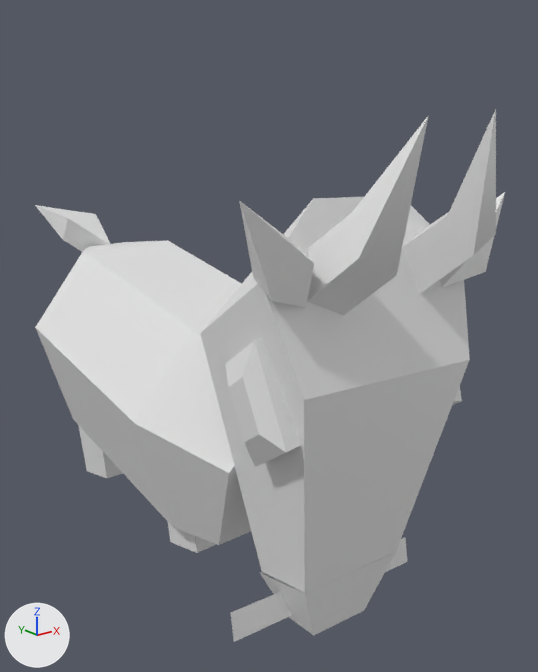
Before and after pictures for a commit that changed the FBX model Assets/[BaifosFarm]/Cabras/CabraBlanca/Modelo/cabra.fbx.
Both versions are drawn from a 50 mm lens placed at (-0.516, -0.922, 0.566), pointed at (0.06, -0.202, 0.278). Every picture has the same lights, and +X, +Y and +Z are marked at lower left. Both versions are drawn at frame 162 of the action 'Take 001'; the numbers are the values there.

The first picture shows 'Cabeza', 'Cola', 'Cuerno der', 'Cuerno izq', 'Cuerpo', 'Nariz', 'Ojo001', 'Oreja der', 'Oreja izq', 'Pata alder', 'Pata atder', 'Trigo'.
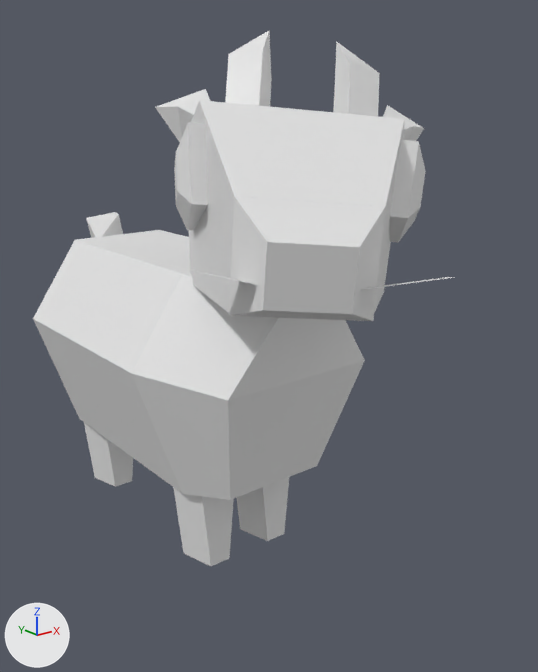
Changed parts and their boxes (x1, y1, x2, y2) in the pictures (538 x 672 px):
'Cabeza', moved, turned: before (200, 197, 470, 593); after (189, 100, 405, 313)
'Cuerpo', turned: before (35, 240, 251, 545); after (33, 230, 365, 500)
'Nariz', moved, turned: before (274, 552, 396, 636); after (231, 196, 385, 292)
'Cuerno der', moved, turned: before (307, 117, 428, 315); after (225, 31, 272, 107)
'Cuerno izq', moved, turned: before (402, 109, 496, 293); after (333, 42, 380, 116)
'Ojo001', moved, turned: before (225, 337, 301, 467); after (174, 122, 208, 230)
'Oreja der', turned, moved: before (239, 201, 314, 308); after (155, 89, 210, 142)
'Boca', moved, turned: before (260, 572, 296, 622); after (229, 278, 377, 321)
'Pata alder', moved, turned: before (168, 522, 215, 553); after (173, 487, 234, 566)
'Ojo', moved, turned: before (453, 386, 462, 405); after (390, 139, 426, 242)
'Pata alizq', turned (not visible before): after (236, 477, 289, 541)
'Cola', turned: before (35, 205, 110, 252); after (86, 212, 123, 238)
'Trigo', moved, turned: before (231, 537, 407, 642); after (156, 262, 455, 290)
'Pata atder', turned, moved: before (78, 425, 122, 478); after (84, 423, 133, 487)
'Oreja izq', moved, turned: before (440, 192, 505, 288); after (383, 105, 424, 141)
'Pupila001', moved, turned: before (232, 385, 255, 440); after (175, 169, 177, 196)

Patch to the scene script:
```diff
--- a/Assets/[BaifosFarm]/Cabras/CabraBlanca/Modelo/cabra.fbx.py
+++ b/Assets/[BaifosFarm]/Cabras/CabraBlanca/Modelo/cabra.fbx.py
@@ ob_cuerpo @@
 ob_cuerpo.location = (-0.003, 0.144, 0.235)
-ob_cuerpo.rotation_euler = (1.745, 0.0, 0.00211)  # degrees (100, 0, 0.1)
+ob_cuerpo.rotation_euler = (1.571, 0.0, 0.00211)  # degrees (90, 0, 0.1)
 ob_cuerpo.scale = (0.0222, 0.0254, 0.0191)
@@ ob_pata_alder @@
 ob_pata_alder.parent = ob_cuerpo
-ob_pata_alder.location = (-1.998, -2.757, 18.07)
-ob_pata_alder.rotation_euler = (-1.745, -0.000051, 0.0)  # degrees (-100, 0, 0)
+ob_pata_alder.location = (-1.998, -5.114, 18.63)
+ob_pata_alder.rotation_euler = (-1.571, -0.000051, 0.0)  # degrees (-90, 0, 0)
 ob_pata_alder.scale = (0.791, 0.851, 0.854)
@@ ob_pata_atder @@
 ob_pata_atder.parent = ob_cuerpo
-ob_pata_atder.location = (-1.935, -4.447, 4.879)
-ob_pata_atder.rotation_euler = (-1.745, -0.000051, 0.0)  # degrees (-100, 0, 0)
+ob_pata_atder.location = (-1.935, -5.024, 5.015)
+ob_pata_atder.rotation_euler = (-1.571, -0.000051, 0.0)  # degrees (-90, 0, 0)
 ob_pata_atder.scale = (0.791, 0.851, 0.854)
@@ ob_oreja_der @@
 ob_oreja_der.location = (-2.024, -2.927, 2.734)
-ob_oreja_der.rotation_euler = (-0.137, -0.919, -1.543)  # degrees (-7.8, -53, -88)
+ob_oreja_der.rotation_euler = (-0.063, -0.925, -1.634)  # degrees (-3.6, -53, -94)
 ob_oreja_der.scale = (-0.537, -0.537, -0.795)
@@ ob_cola @@
 ob_cola.location = (0.128, 3.947, 0.132)
-ob_cola.rotation_euler = (-1.279, -0.439, -0.267)  # degrees (-73, -25, -15)
+ob_cola.rotation_euler = (-0.108, -1.449, -1.208)  # degrees (-6.2, -83, -69)
 ob_cola.scale = (1.33, 1.14, 1.0)
@@ ob_cabeza @@
 ob_cabeza.parent = ob_cuerpo
-ob_cabeza.location = (0.0716, 4.117, 24.67)
-ob_cabeza.rotation_euler = (-2.055, -0.0349, -0.0385)  # degrees (-118, -2, -2.2)
+ob_cabeza.location = (0.0716, 5.609, 24.32)
+ob_cabeza.rotation_euler = (3.036, -0.584, -0.0856)  # degrees (174, -33, -4.9)
 ob_cabeza.scale = (1.94, 1.7, 1.53)
```
